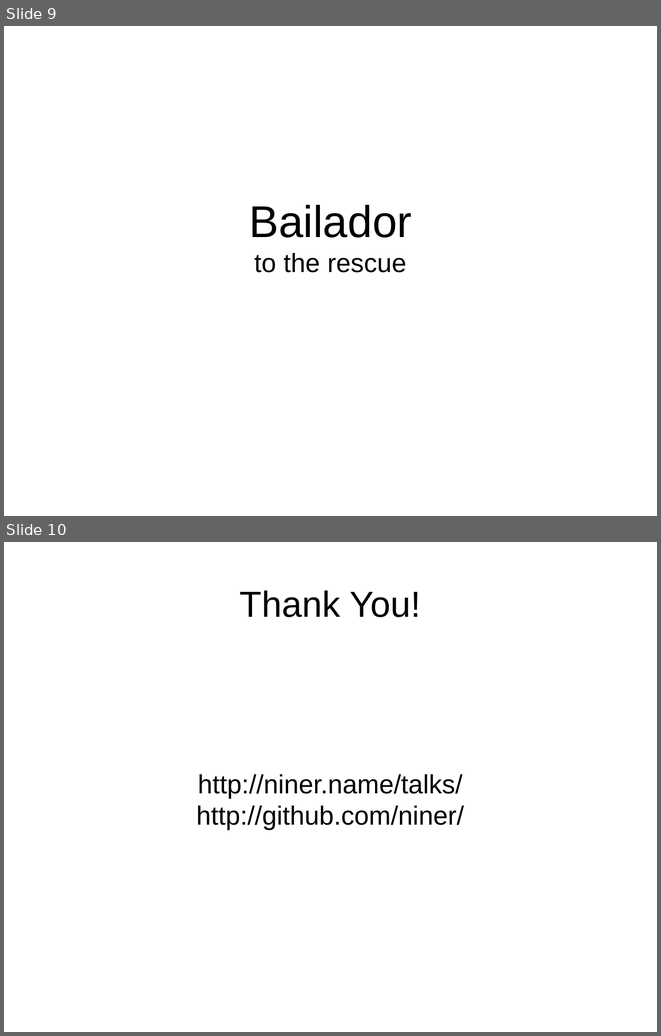
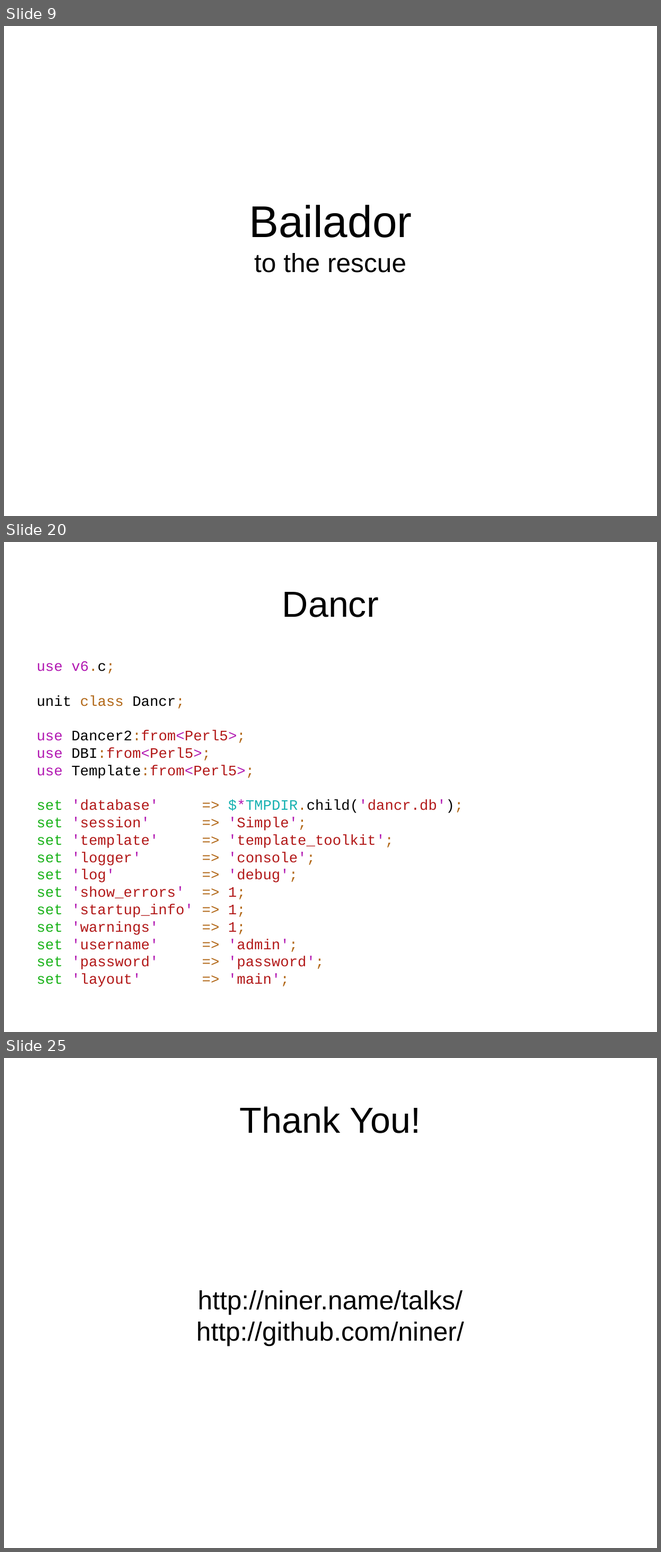
Before and after one commit to niner/talks, a slide deck: Web development and Perl 6/Web development and Perl 6.odp. Shown one above the other, each under a label of ours: slides 9 and 10 before the commit, slides 9, 20 and 25 after it; the slides between them are not shown. The pictures are 661x1036 and 661x1552 pixels, drawn with LibreOffice and Linux fonts; fonts in the diff are those of the drawing. Boxes give left, top, right and bottom in pixels: in the first picture for what was removed or moved away, otherwise in the second. Text is boxed around its words. In the diff, an @@ line names an element or a change of style, - is before the commit and + after.

Commit message:
About Bailador and Dancer

```diff
--- a/Web development and Perl 6/Web development and Perl 6.odp
+++ b/Web development and Perl 6/Web development and Perl 6.odp
@@ slide 20 added at bbox=[4, 542, 657, 1032], background #FFFFFF @@
@@ title added at bbox=[282, 592, 379, 617], 44 pt, text #000000 @@
+Dancr
@@ text added at bbox=[37, 661, 464, 987], 17.6 pt, text #B21818 @@
+use v6.c;
+unit class Dancr;
+use Dancer2:from<Perl5>;
+use DBI:from<Perl5>;
+use Template:from<Perl5>;
+set 'database' => $*TMPDIR.child('dancr.db');
+set 'session' => 'Simple';
+set 'template' => 'template_toolkit';
+set 'logger' => 'console';
+set 'log' => 'debug';
+set 'show_errors' => 1;
+set 'startup_info' => 1;
+set 'warnings' => 1;
+set 'username' => 'admin';
+set 'password' => 'password';
+set 'layout' => 'main';
@@ what was slide 10 is now slide 25 @@
```
Also in this commit, not shown: 14 other slides added, 1 other file.
